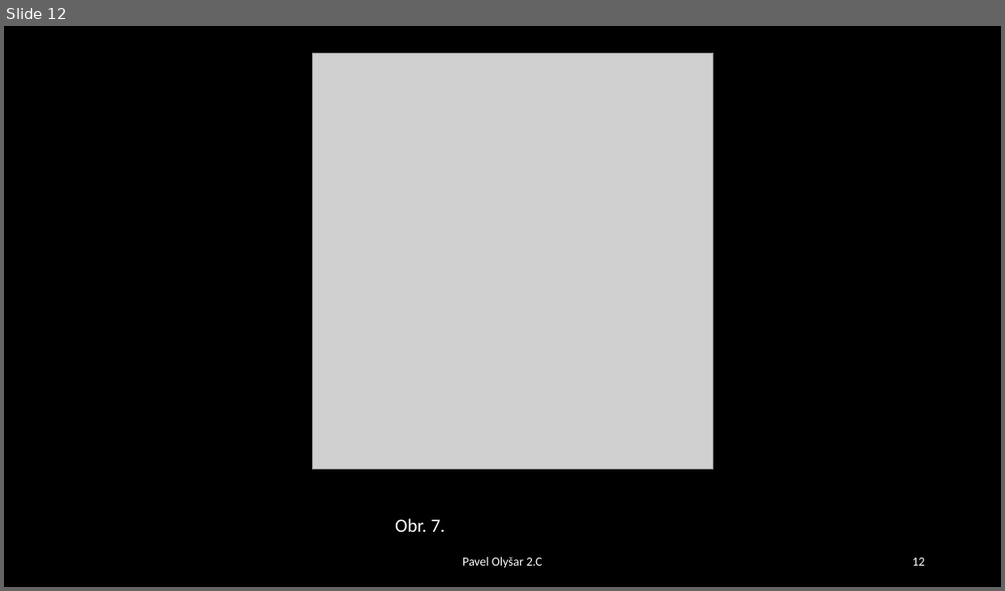
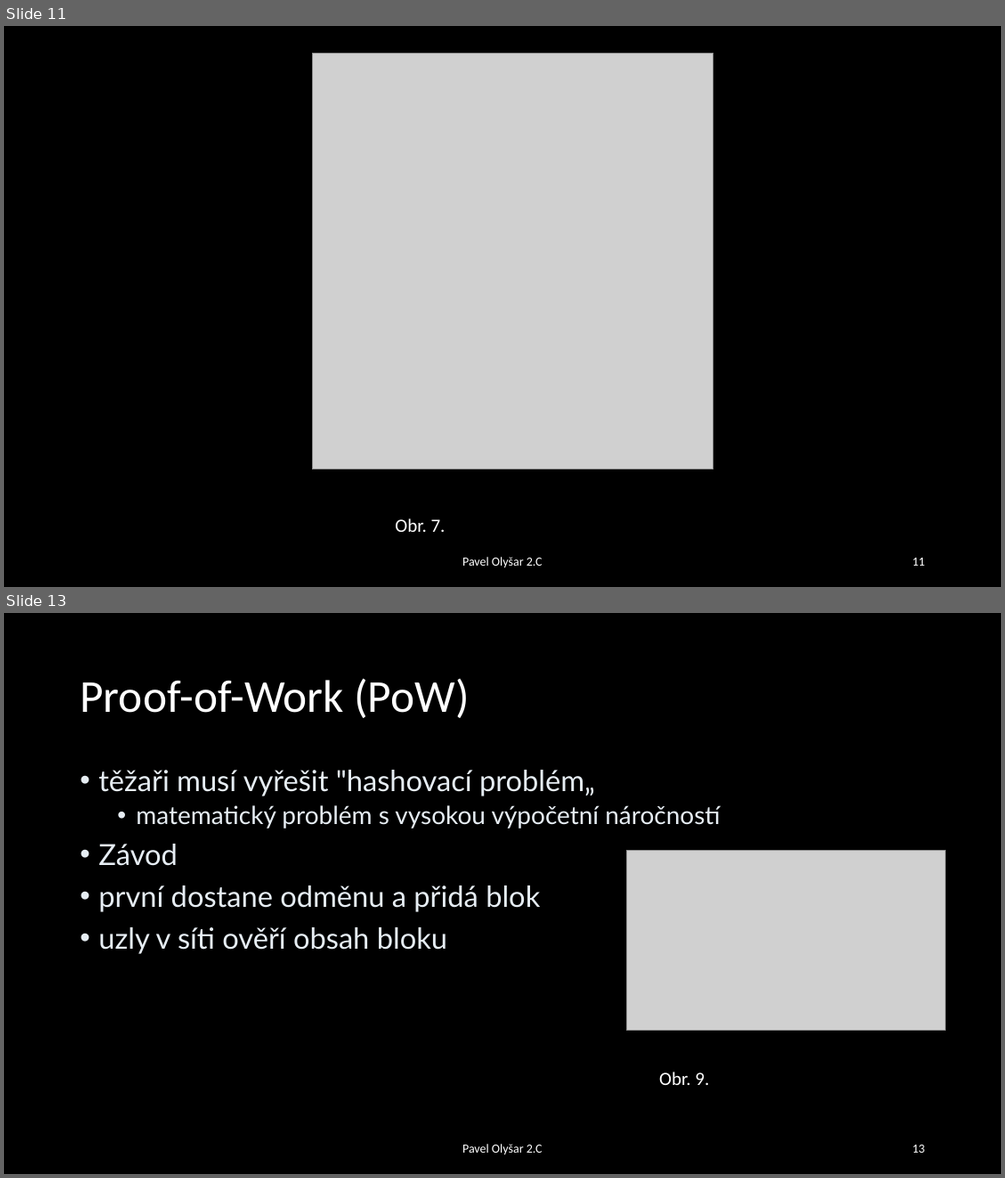
Before and after one commit to PavelOlysar/BlockchainProject, a slide deck: Skripta/Blockchain - Pavel Olyšar.pptx. Shown one above the other, each under a label of ours: slide 12 before the commit, slides 11 and 13 after it; the slides between them are not shown. The pictures are 1005x591 and 1005x1178 pixels, drawn with LibreOffice and Linux fonts; fonts in the diff are those of the drawing; grey boxes stand for pictures. Boxes give left, top, right and bottom in pixels: in the first picture for what was removed or moved away, otherwise in the second. Text is boxed around its words. In the diff, an @@ line names an element or a change of style, - is before the commit and + after.

```diff
--- a/Skripta/Blockchain - Pavel Olyšar.pptx
+++ b/Skripta/Blockchain - Pavel Olyšar.pptx
@@ slide 13 added at box(4, 613, 1001, 1174), background #000000 @@
@@ title added at box(80, 678, 469, 718), 44 pt, text #FFFFFF @@
+Proof-of-Work (PoW)
@@ text added at box(98, 770, 720, 954), 28 pt, text #E6EDF3 @@
+• těžaři musí vyřešit "hashovací problém„
+  • matematický problém s vysokou výpočetní náročností
+• Závod
+• první dostane odměnu a přidá blok
+• uzly v síti ověří obsah bloku
@@ picture added at box(626, 850, 946, 1030) @@
@@ text added at box(659, 1071, 709, 1085), 18 pt, text #FFFFFF @@
+Obr. 9.
@@ text added at box(462, 1143, 542, 1155), 12 pt, text #FFFFFF @@
+Pavel Olyšar 2.C
@@ page number added at box(912, 1144, 924, 1152), 12 pt, text #FFFFFF @@
+13
@@ what was slide 12 is now slide 11 @@
@@ page number at box(912, 557, 924, 565): text changed @@
-12
+11
```
Also in this commit, not shown: 4 slides changed, 7 other slides added, 1 slide removed.
